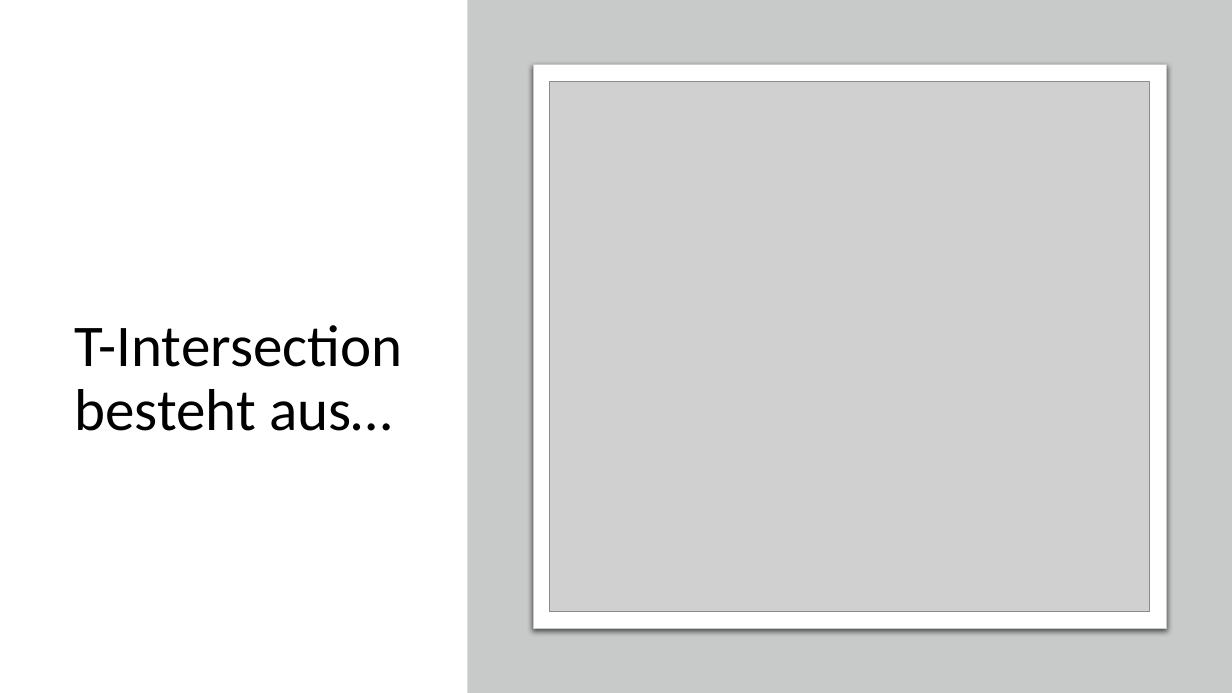
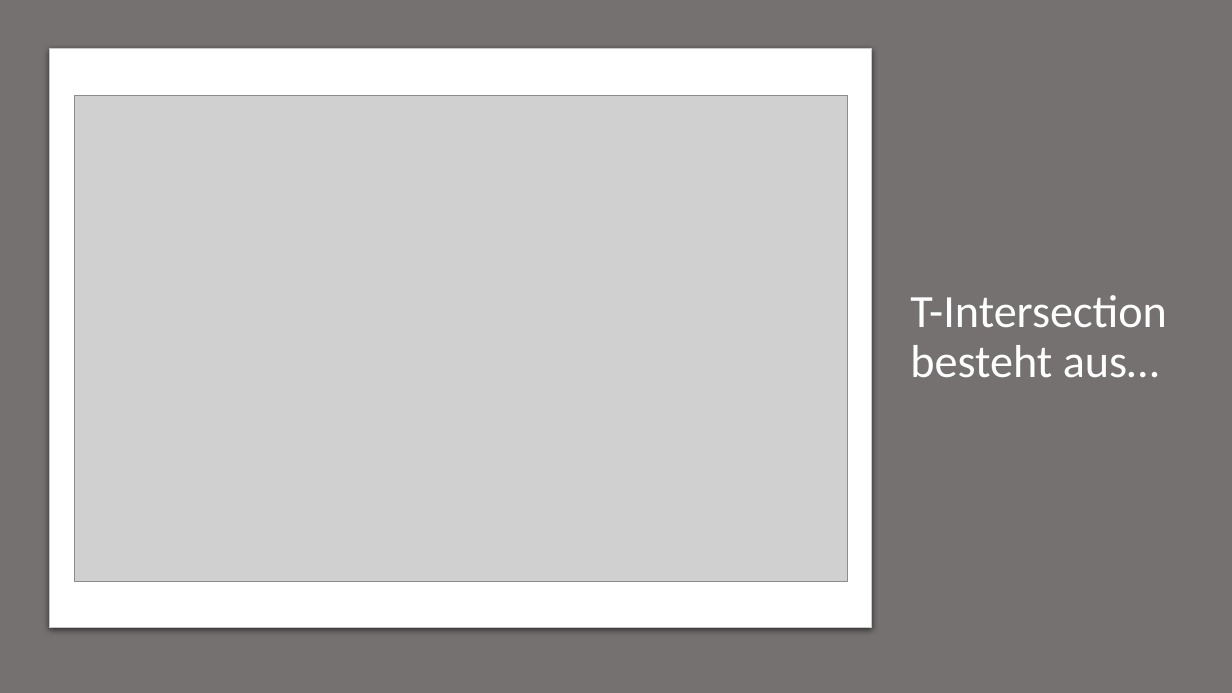
Before and after one commit to code-drey/car_simulation, a slide deck: slide 11 of Presentation/Traffic-flow-modeling-and-analysis.pptx (slide 9 before the commit). Drawn at 1232x693 pixels with LibreOffice and Linux fonts; fonts in the diff are those of the drawing; grey boxes stand for pictures. Boxes give left, top, right and bottom in pixels: in the first picture for what was removed or moved away, otherwise in the second. Text is boxed around its words. In the diff, an @@ line names an element or a change of style, - is before the commit and + after.

```diff
--- a/Presentation/Traffic-flow-modeling-and-analysis.pptx
+++ b/Presentation/Traffic-flow-modeling-and-analysis.pptx
@@ background #FFFFFF to #E7E6E6 @@
@@ rectangle: place and size @@
-rectangle at [468, 0, 1232, 693]
+rectangle at [0, 0, 1232, 693]
@@ rectangle at [0, 0, 1232, 693]: fill #C8CACA to #767171 @@
@@ rounded rectangle: place and size @@
-rounded rectangle at [533, 65, 1166, 628]
+rounded rectangle at [50, 49, 872, 628]
@@ picture removed at [550, 81, 1150, 612] @@
@@ picture added at [75, 95, 848, 581] @@
@@ title "T-Intersection besteht aus…": place and size @@
-title "T-Intersection besteht aus…" at [75, 325, 403, 431]
+title "T-Intersection besteht aus…" at [910, 295, 1167, 378]
@@ title "T-Intersection besteht aus…" at [910, 295, 1167, 378]: size 46 to 36 pt, text colour #000000 to #FFFFFF; vertical alignment bottom to middle @@
```
Also in this commit, not shown: 5 other slides changed, 3 slides added, 1 other file.
